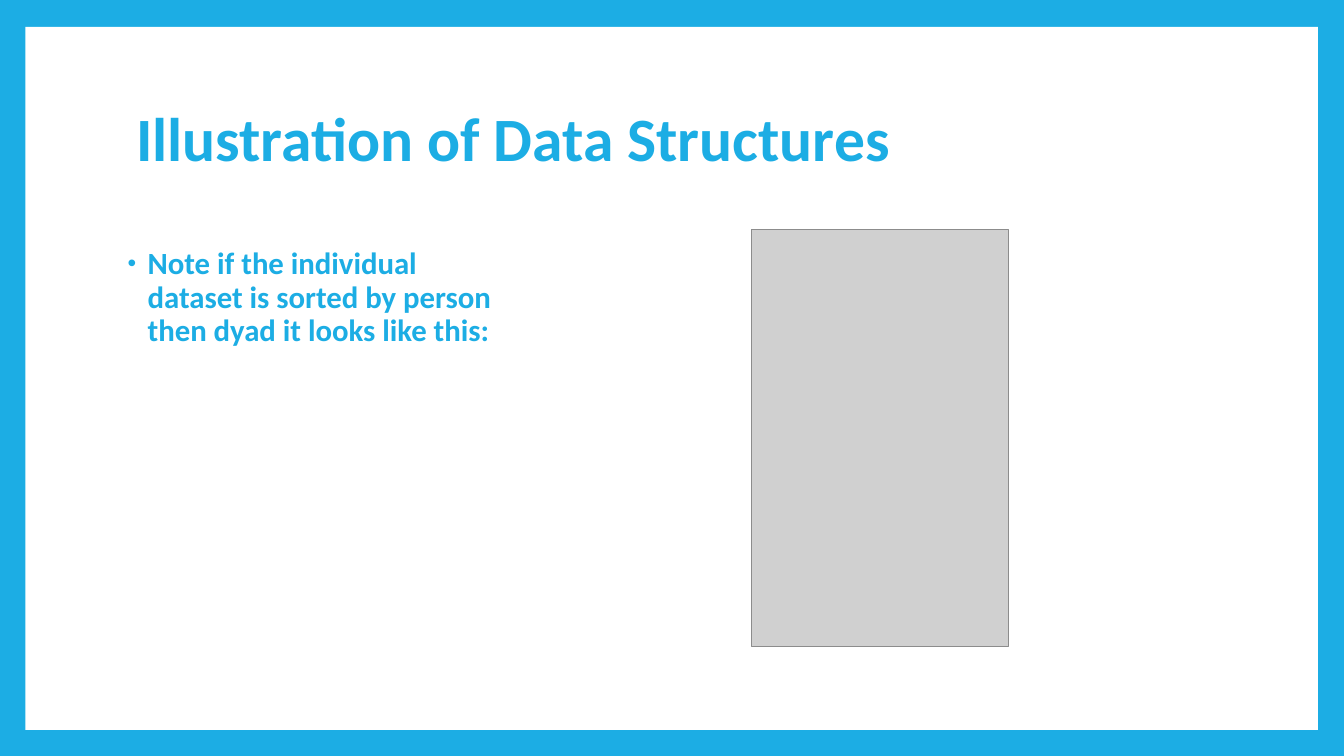
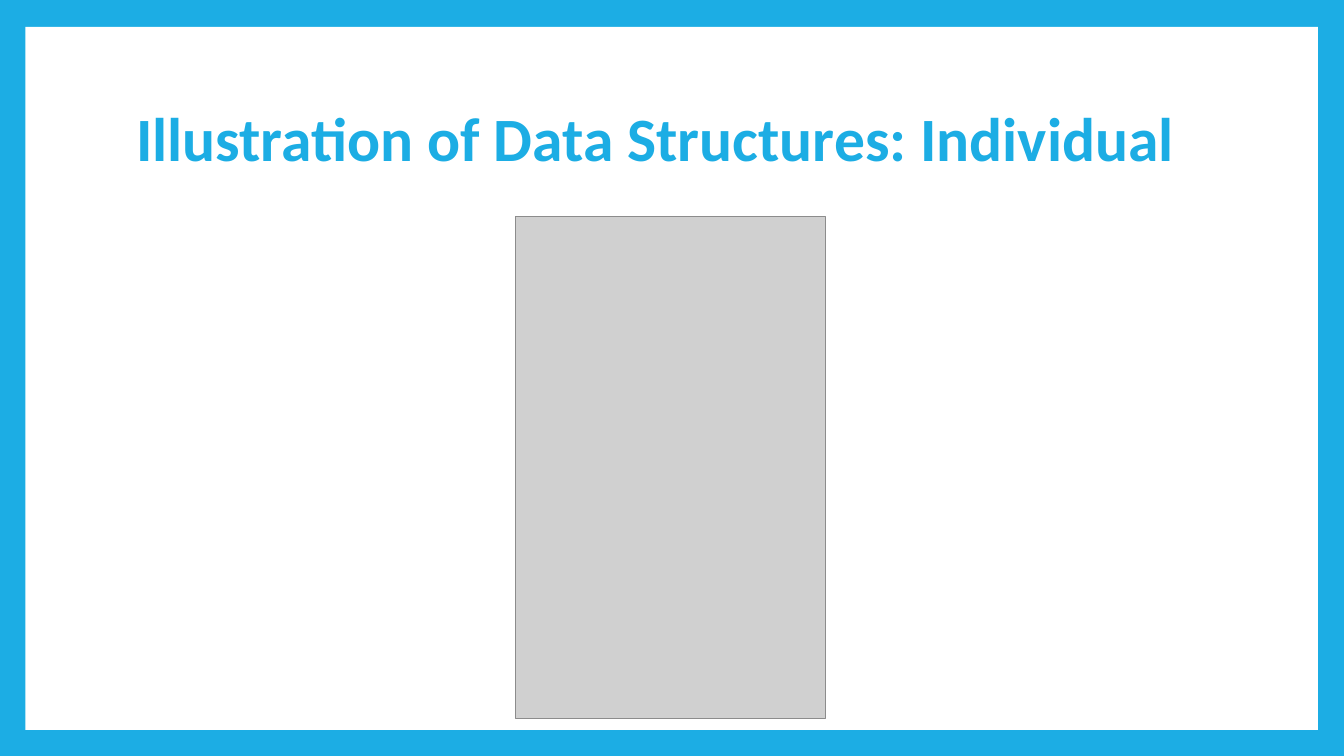
Before and after one commit to RandiLGarcia/2day-dyad-workshop, a slide deck: slide 23 of Day 1/Lecture Slides/Day 1 Slides.pptx (slide 24 before the commit). Drawn at 1344x756 pixels with LibreOffice and Linux fonts; fonts in the diff are those of the drawing; grey boxes stand for pictures. Boxes give left, top, right and bottom in pixels: in the first picture for what was removed or moved away, otherwise in the second. Text is boxed around its words. In the diff, an @@ line names an element or a change of style, - is before the commit and + after.

```diff
--- a/Day 1/Lecture Slides/Day 1 Slides.pptx
+++ b/Day 1/Lecture Slides/Day 1 Slides.pptx
@@ title at box(136, 117, 1173, 162): text changed @@
-Illustration of Data Structures
+Illustration of Data Structures: Individual
@@ picture: place and size @@
-picture at box(751, 230, 1008, 646)
+picture at box(515, 217, 826, 718)
@@ text removed at box(148, 252, 491, 346) @@
-• Note if the individual dataset is sorted by person then dyad it looks like this:
```
Also in this commit, not shown: 25 other slides changed, 4 slides added, 9 slides removed, 7 other files.
